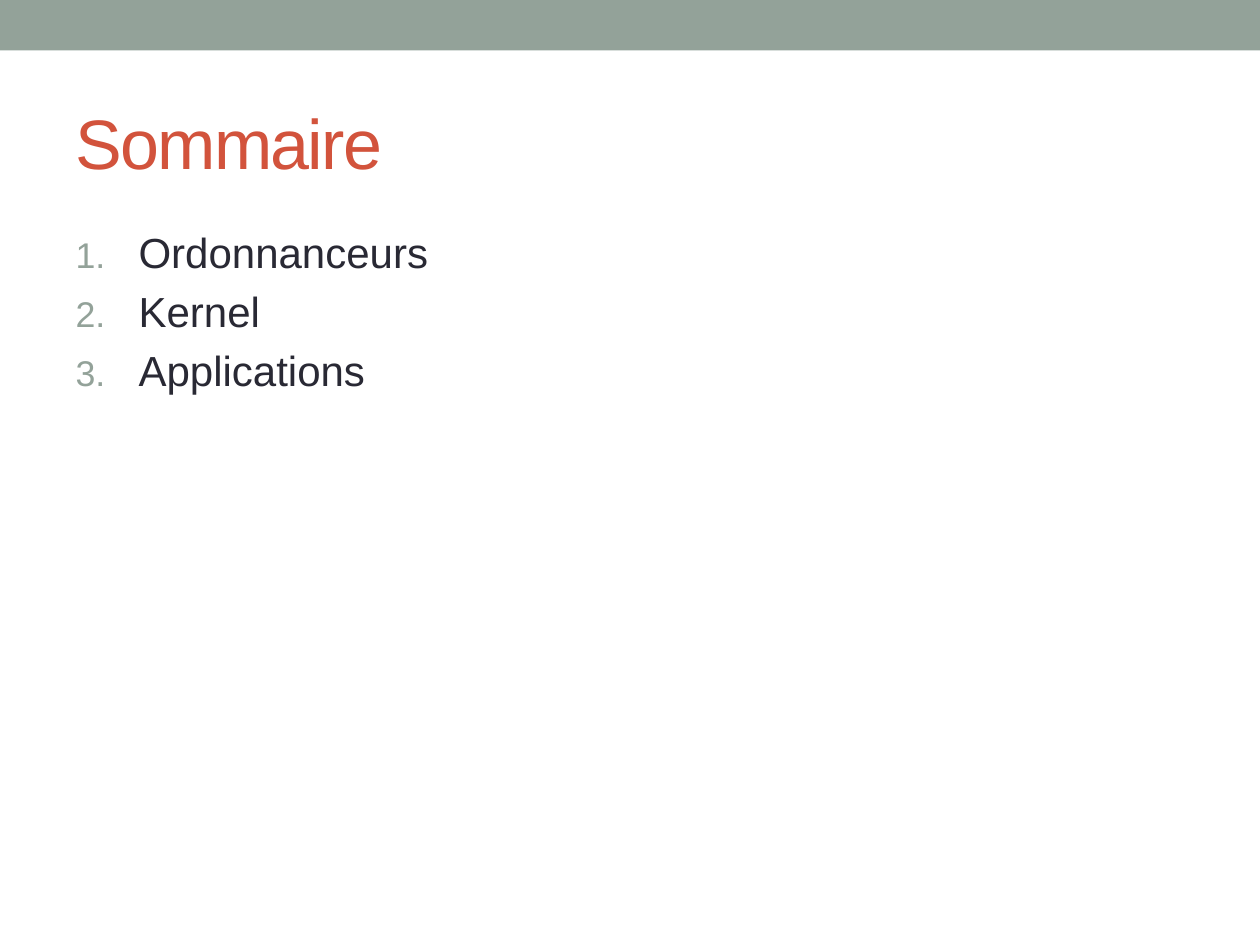
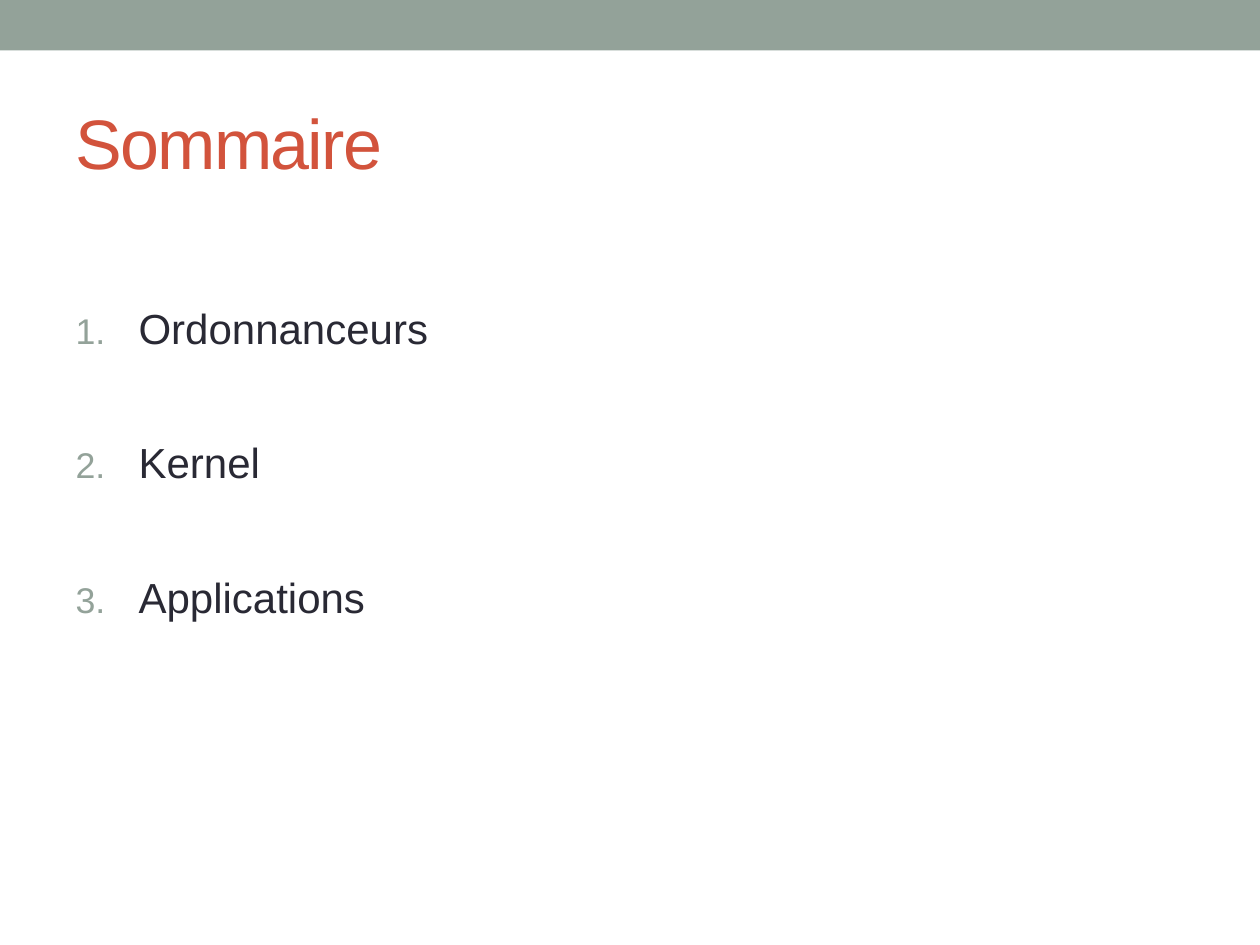
Before and after one commit to INSA-4IF-H4404-2013-2014/RaspiKernel, a slide deck: slide 2 of ppt/presentation.pptx. Drawn at 1260x945 pixels with LibreOffice and Linux fonts; fonts in the diff are those of the drawing. Boxes give left, top, right and bottom in pixels: in the first picture for what was removed or moved away, otherwise in the second. Text is boxed around its words. In the diff, an @@ line names an element or a change of style, - is before the commit and + after.

```diff
--- a/ppt/presentation.pptx
+++ b/ppt/presentation.pptx
@@ text "Ordonnanceurs" at (139,313,428,621): line spacing 1 to 2.5 @@
```
Also in this commit, not shown: 3 other slides changed.
